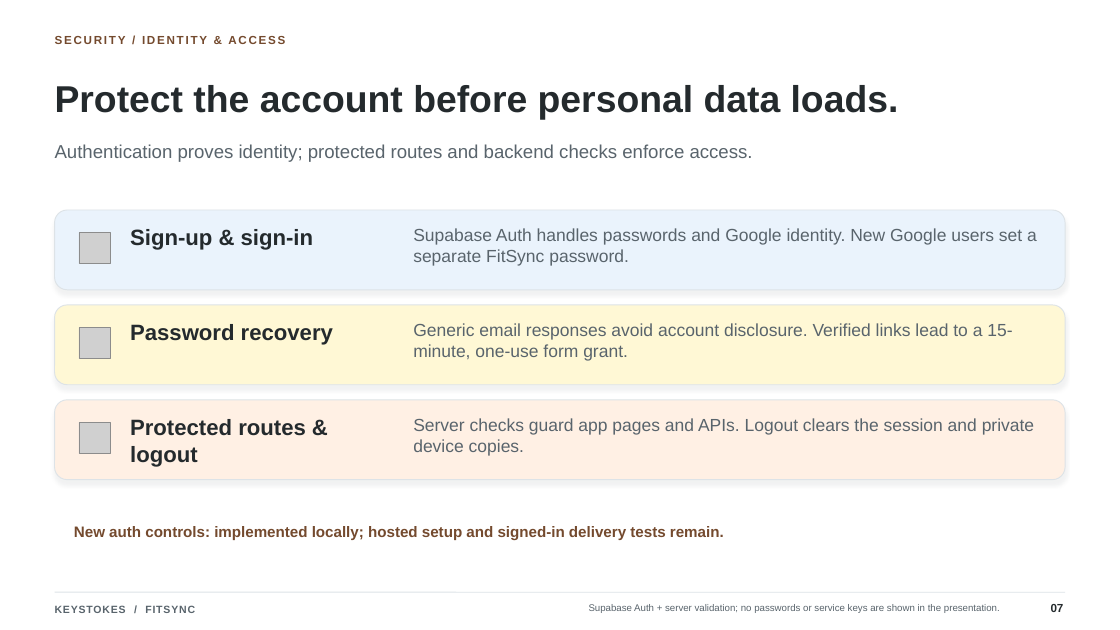
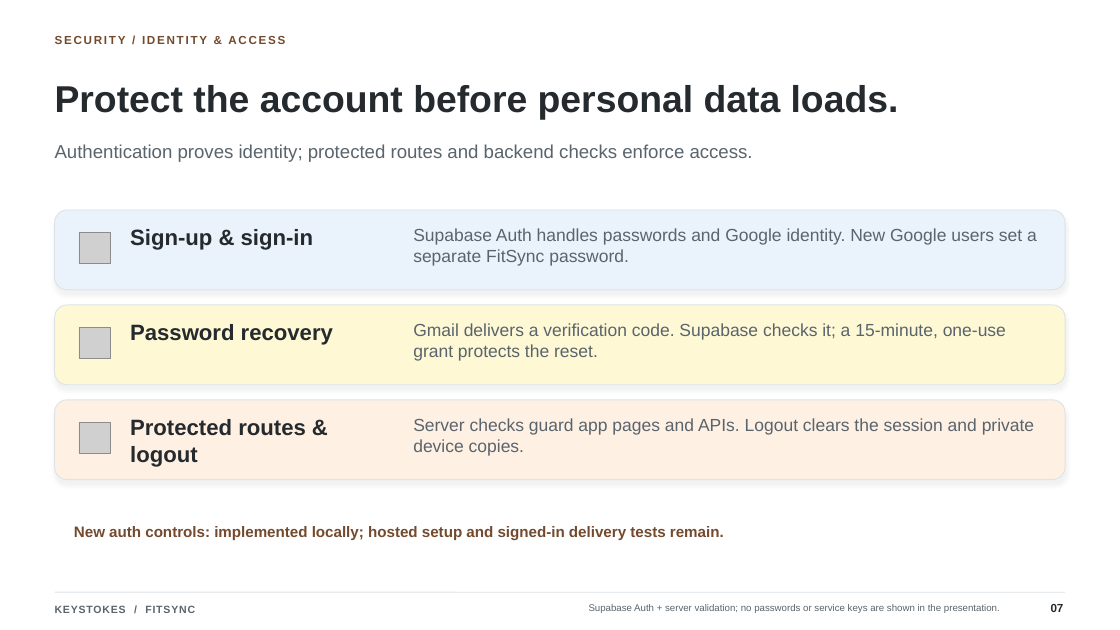
Before and after one commit to AndreDizon/fitsync-app, a slide deck: slide 7 of deliverables/FitSync_IT_Expert_Presentation/FitSync_KEYSTOKES_IT_Expert_Presentation.pptx. Drawn at 1120x630 pixels with LibreOffice and Linux fonts; fonts in the diff are those of the drawing; grey boxes stand for pictures. Boxes give left, top, right and bottom in pixels: in the first picture for what was removed or moved away, otherwise in the second. Text is boxed around its words. In the diff, an @@ line names an element or a change of style, - is before the commit and + after.

Commit message:
Update presentation email flow and simplify settings content

```diff
--- a/deliverables/FitSync_IT_Expert_Presentation/FitSync_KEYSTOKES_IT_Expert_Presentation.pptx
+++ b/deliverables/FitSync_IT_Expert_Presentation/FitSync_KEYSTOKES_IT_Expert_Presentation.pptx
@@ text at (x1=413, y1=323, x2=1006, y2=361): text changed @@
-Generic email responses avoid account disclosure. Verified links lead to a 15-minute, one-use form grant.
+Gmail delivers a verification code. Supabase checks it; a 15-minute, one-use grant protects the reset.
```
Also in this commit, not shown: 1 other slide changed, 11 other files.
